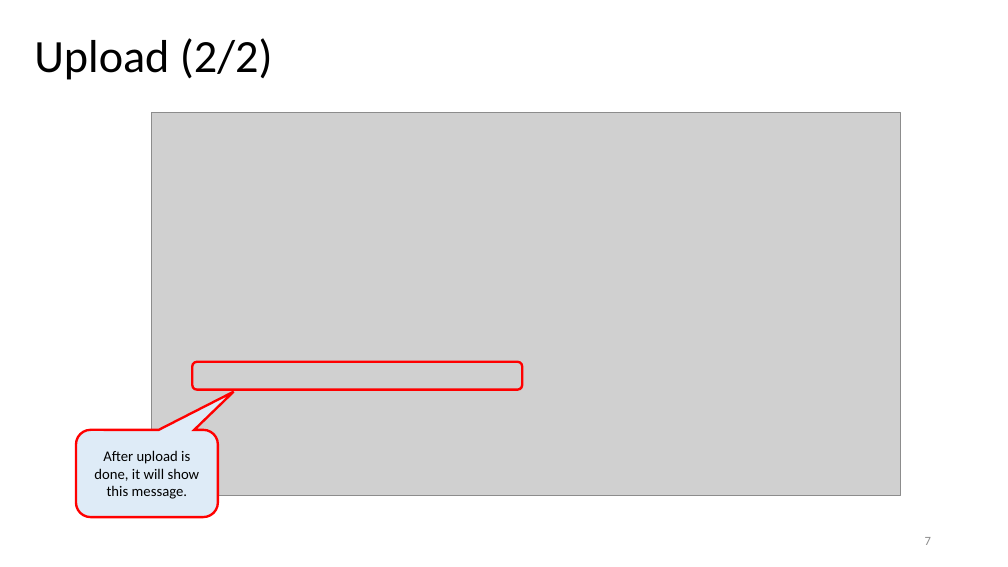
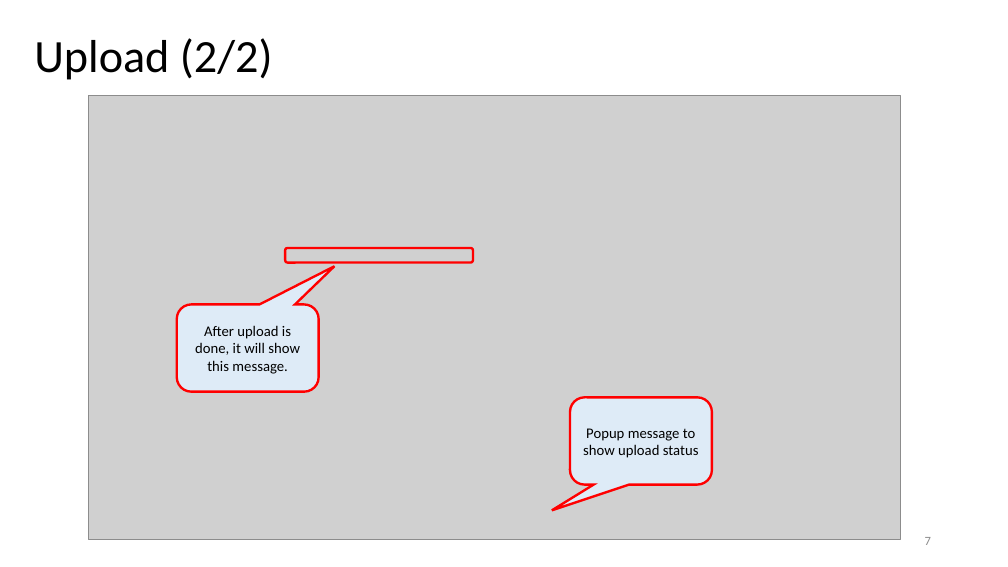
Before and after one commit to TeamworkNUS/uob_voice_to_text_proj, a slide deck: slide 7 of uob_website/analysis/utils/Voice_To_Text_Analysis_Web_UserGuide.pptx. Drawn at 1008x567 pixels with LibreOffice and Linux fonts; fonts in the diff are those of the drawing; grey boxes stand for pictures. Boxes give left, top, right and bottom in pixels: in the first picture for what was removed or moved away, otherwise in the second. Text is boxed around its words. In the diff, an @@ line names an element or a change of style, - is before the commit and + after.

```diff
--- a/uob_website/analysis/utils/Voice_To_Text_Analysis_Web_UserGuide.pptx
+++ b/uob_website/analysis/utils/Voice_To_Text_Analysis_Web_UserGuide.pptx
@@ picture: place and size @@
-picture at bbox=[152, 113, 901, 495]
+picture at bbox=[88, 95, 901, 538]
@@ rounded rectangle: place and size @@
-rounded rectangle at bbox=[192, 362, 522, 390]
+rounded rectangle at bbox=[285, 248, 473, 262]
@@ rounded speech box "After upload is done, it ...": place and size @@
-rounded speech box "After upload is done, it ..." at bbox=[76, 430, 218, 517]
+rounded speech box "After upload is done, it ..." at bbox=[177, 305, 319, 392]
@@ rounded speech box added at bbox=[570, 398, 712, 485], fill #DEEBF7, outline #FF0000 2.25 pt, 14 pt, text #000000 @@
+Popup message to show upload status
```
Also in this commit, not shown: 5 other slides changed.
